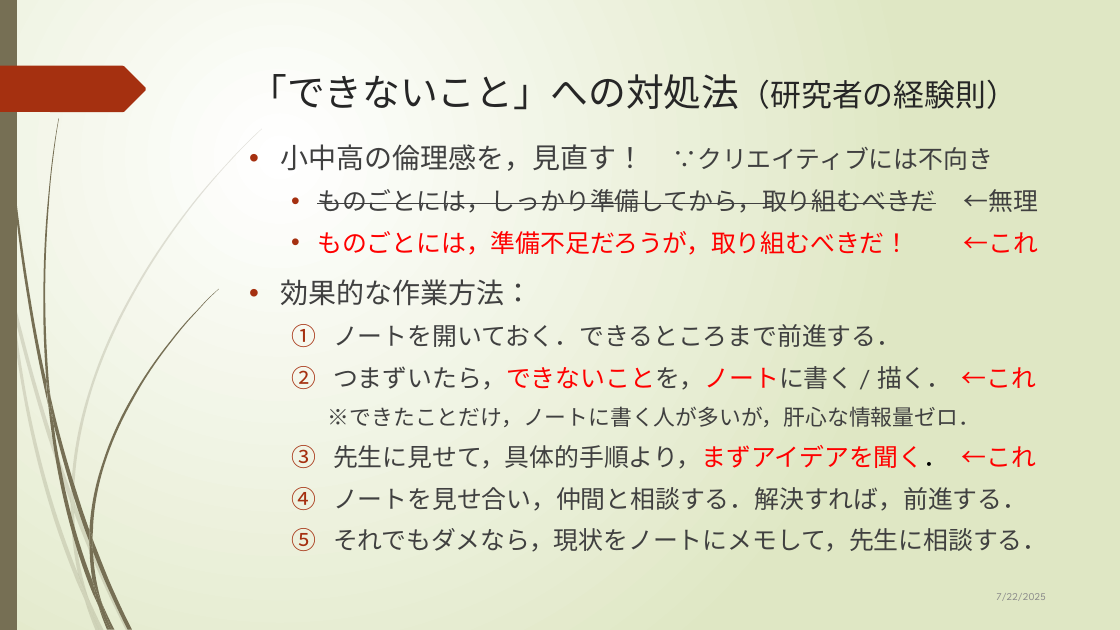
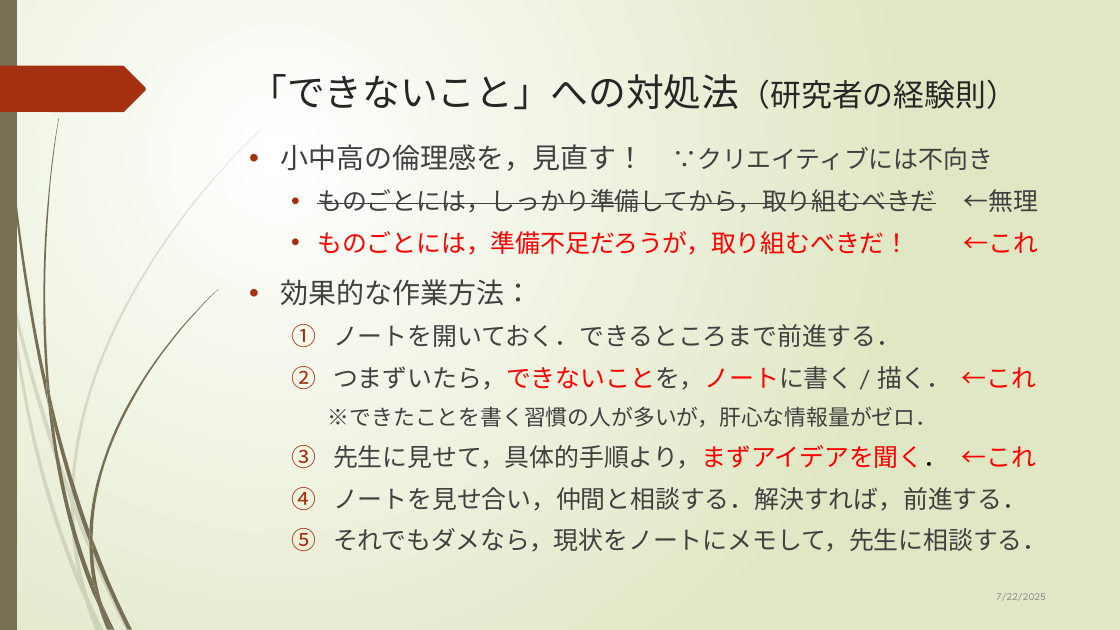
Before and after one commit to ktysd-lab/Outreach, a slide deck: slide 4 of docs/高校生へのメッセージ.pptx. Drawn at 1120x630 pixels with LibreOffice and Linux fonts; fonts in the diff are those of the drawing. Boxes give left, top, right and bottom in pixels: in the first picture for what was removed or moved away, otherwise in the second. Text is boxed around its words. In the diff, an @@ line names an element or a change of style, - is before the commit and + after.

```diff
--- a/docs/高校生へのメッセージ.pptx
+++ b/docs/高校生へのメッセージ.pptx
@@ text at box(328, 406, 938, 427): text changed @@
-    ※できたことだけ，ノートに書く人が多いが，肝心な情報量ゼロ．
+    ※できたことを書く習慣の人が多いが，肝心な情報量がゼロ．
```
Also in this commit, not shown: 1 other slide changed, 2 other files.
